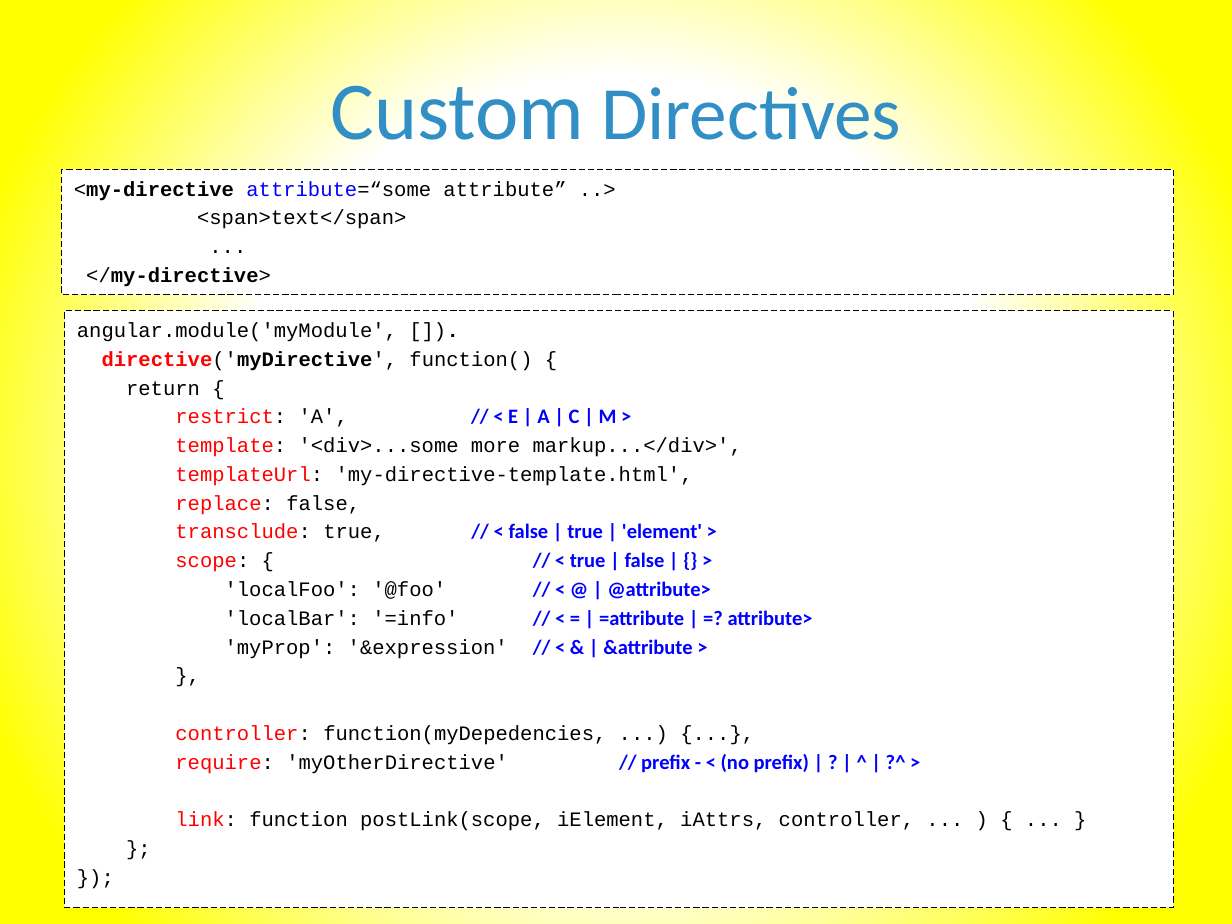
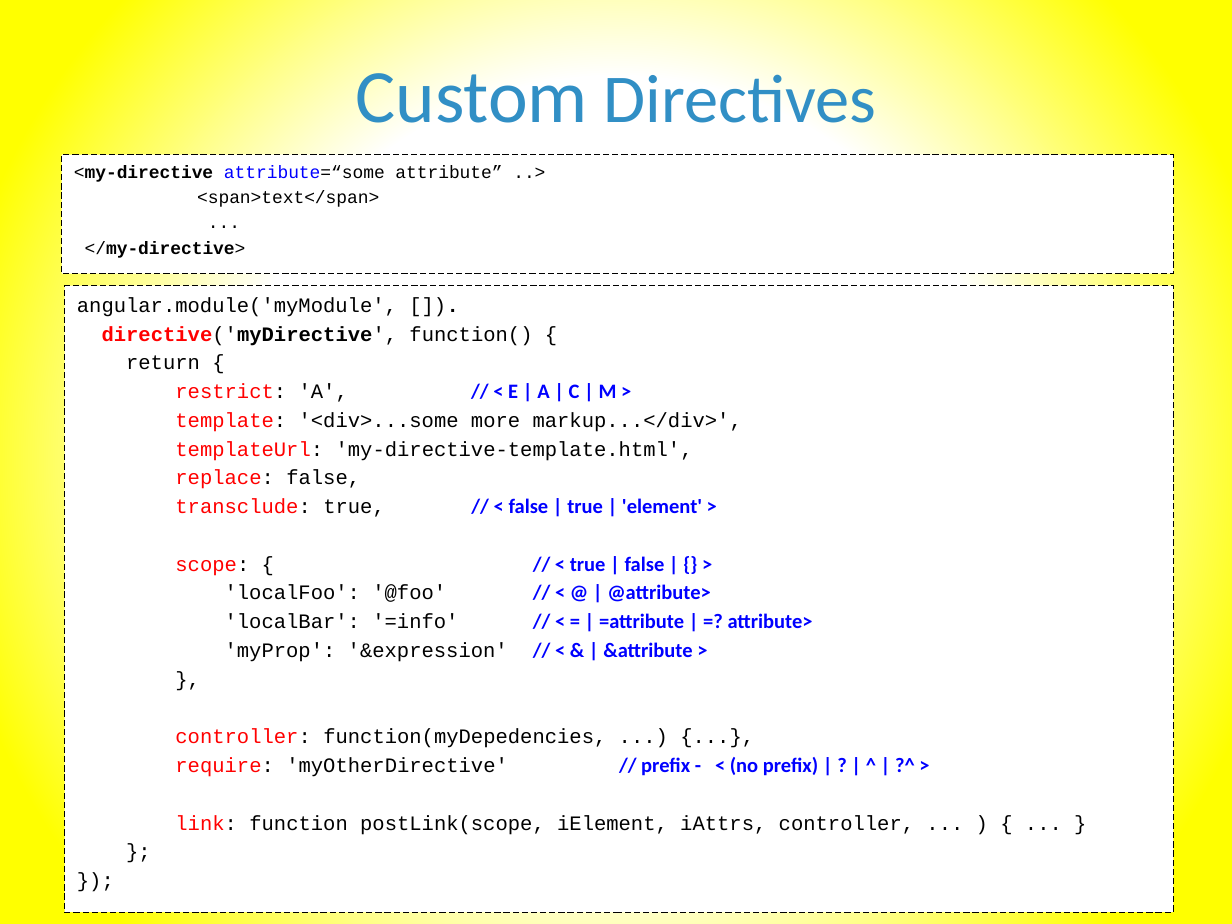
Before and after one commit to murtazahaveliwala/technext-angularjs-demo, a slide deck: slide 21 of Introduction to AngularJs.pptx. Drawn at 1232x924 pixels with LibreOffice and Linux fonts; fonts in the diff are those of the drawing. Boxes give left, top, right and bottom in pixels: in the first picture for what was removed or moved away, otherwise in the second. Text is boxed around its words. In the diff, an @@ line names an element or a change of style, - is before the commit and + after.

```diff
--- a/Introduction to AngularJs.pptx
+++ b/Introduction to AngularJs.pptx
@@ title "Custom Directives" moved from (x1=330, y1=71, x2=901, y2=140) to (x1=355, y1=60, x2=877, y2=123) @@
@@ title "Custom Directives" at (x1=355, y1=60, x2=877, y2=123): size 48 to 44 pt in "Custom"; size 44 to 40 pt in "Directives" @@
@@ rectangle "<my-directive attribute=“some attribute” ..>" resized from (x1=62, y1=170, x2=1173, y2=296) to (x1=62, y1=154, x2=1173, y2=274) @@
@@ rectangle "<my-directive attribute=“some attribute” ..>" at (x1=62, y1=154, x2=1173, y2=274): size 12 to 10.5 pt @@
@@ text "angular.module('myModule', [])." resized from (x1=64, y1=310, x2=1173, y2=907) to (x1=64, y1=286, x2=1173, y2=912) @@
```
Also in this commit, not shown: 16 other slides changed.
